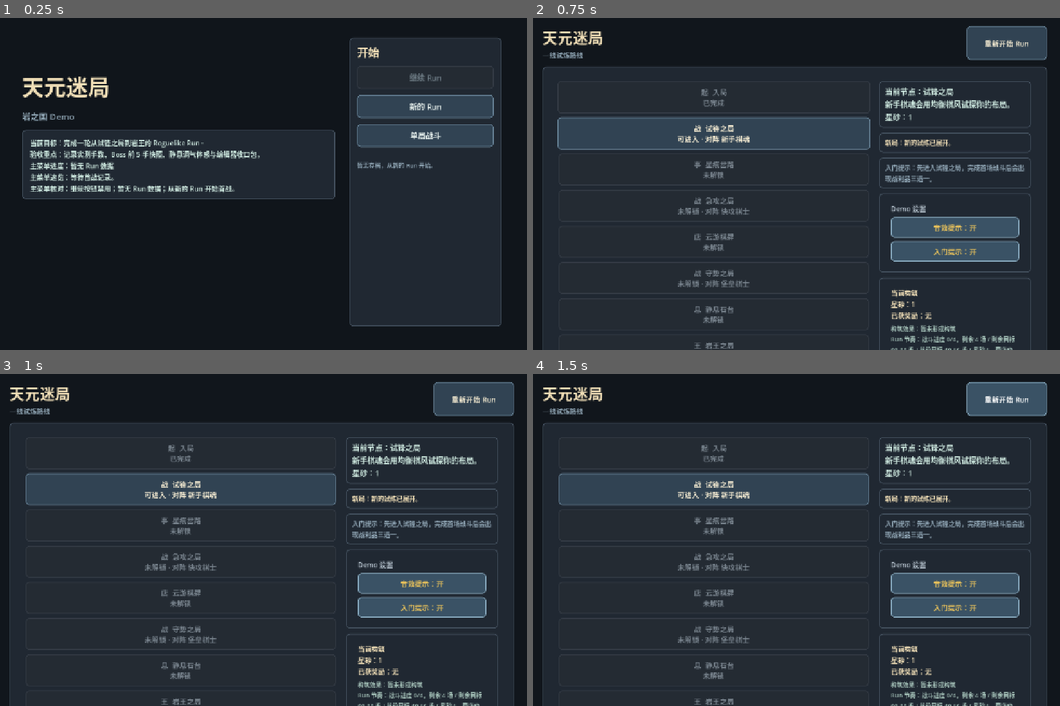
Above: before the commit, frames 1-4 (two rows, left to right).
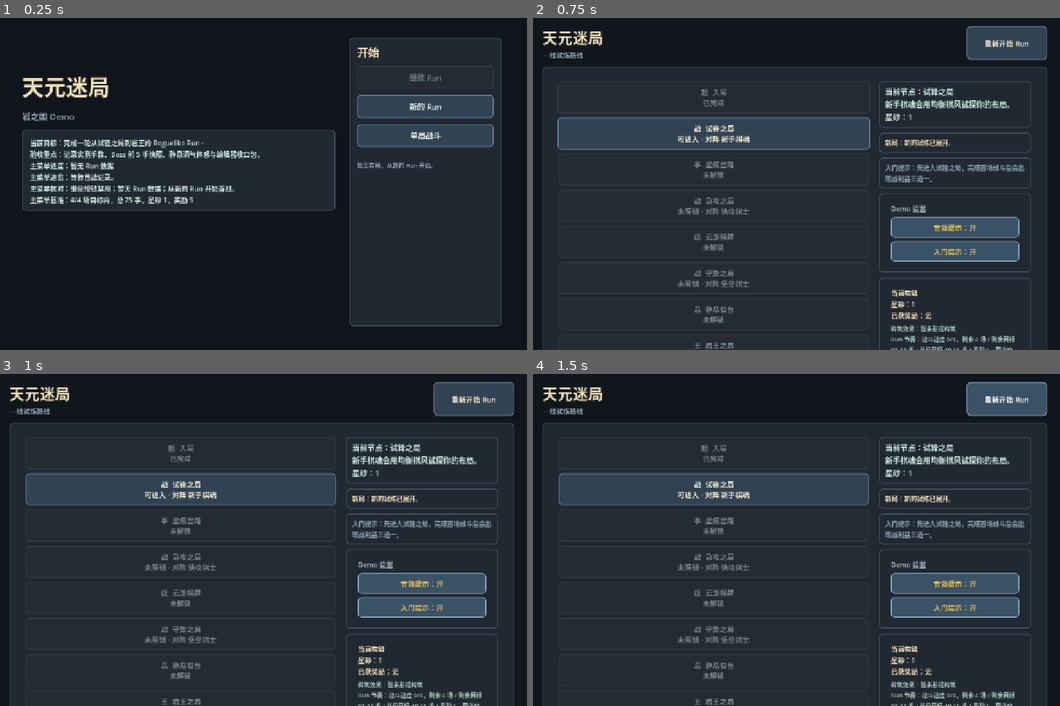
Above: after the commit, the same moments.

Repository: eason522/game
Game: Godot game, scene res://scenes/ui/MainMenu.tscn
Two runs of this game, one before a commit and one after it. Both use one fixed random seed, a clock stepped at 60 frames per second and the inputs below.
Inputs:
- Up to frame 1 (0.25 s): no input
- Up to frame 2 (0.75 s): click "新的 Run" at 0.5 s
- Up to frame 3 (1 s): no input
- Up to frame 4 (1.5 s): click "重新开始 Run" at 1.25 s

The runs differ from the first frame. In frame 1, 0.9% of the frame differs, in the area x 4-64%, y 53-59%; in frame 2, nothing differs; in frame 3, nothing differs; in frame 4, nothing differs.

Commit message:
推进主菜单基准行
本轮在主菜单摘要中展示自动基准试玩的目标内场次、总手数、星砂和奖励数量，方便从主菜单开始或恢复实机 Run 前先确认对照样本。

验证：顺序运行 Godot headless 冒烟套件，并加载 RunMapScene 场景通过。

Diff:
--- a/scripts/ui/MainMenu.gd
+++ b/scripts/ui/MainMenu.gd
@@ -89,7 +89,7 @@
 
 	var summary_panel := PanelContainer.new()
 	summary_panel.add_theme_stylebox_override("panel", panel_style)
-	summary_panel.custom_minimum_size = Vector2(0, 156)
+	summary_panel.custom_minimum_size = Vector2(0, 184)
 	left.add_child(summary_panel)
 
 	summary_label = Label.new()
@@ -160,16 +160,20 @@
 		var snapshot_lines: Array = playtest_simulator.get_live_playtest_snapshot_lines(resume_state)
 		continue_button.text = _resume_button_text(resume_state)
 		status_label.text = "检测到可继续的 Run。\n%s" % _first_line(next_action_lines)
-		summary_label.text = "%s\n主菜单进度：%s\n主菜单速览：%s\n%s" % [
+		summary_label.text = "%s\n主菜单进度：%s\n主菜单速览：%s\n%s\n%s" % [
 			_base_summary_text(),
 			_first_line(snapshot_lines).trim_prefix("实机快照："),
 			" / ".join(closeout_lines),
 			_get_main_menu_check_line(resume_state, snapshot_lines, closeout_lines),
+			_get_main_menu_baseline_line(),
 		]
 	else:
 		continue_button.text = "继续 Run"
 		status_label.text = "暂无存档，从新的 Run 开始。"
-		summary_label.text = "%s\n主菜单进度：暂无 Run 数据\n主菜单速览：等待首战记录。\n主菜单核对：继续按钮禁用；暂无 Run 数据；从新的 Run 开始首战。" % _base_summary_text()
+		summary_label.text = "%s\n主菜单进度：暂无 Run 数据\n主菜单速览：等待首战记录。\n主菜单核对：继续按钮禁用；暂无 Run 数据；从新的 Run 开始首战。\n%s" % [
+			_base_summary_text(),
+			_get_main_menu_baseline_line(),
+		]
 
 
 func _base_summary_text() -> String:
@@ -208,6 +212,18 @@
 	var progress_text := _first_line(snapshot_lines).trim_prefix("实机快照：")
 	var closeout_text := _first_line(closeout_lines).trim_prefix("编辑器收口包：")
 	return "主菜单核对：%s；%s；%s" % [action_text, progress_text, closeout_text]
+
+
+func _get_main_menu_baseline_line() -> String:
+	var report: Dictionary = playtest_simulator.run_baseline()
+	var pacing: Dictionary = report.get("pacing", {})
+	return "主菜单基准：%d/%d 场目标内，总 %d 手，星砂 %d，奖励 %d" % [
+		pacing.get("on_target_count", 0),
+		pacing.get("recorded_battle_nodes", 0),
+		pacing.get("actual_turn_total", 0),
+		report.get("coins", 0),
+		report.get("reward_count", 0),
+	]
 
 
 func _resume_button_text(run_state) -> String:
--- a/tests/main_menu_smoke.gd
+++ b/tests/main_menu_smoke.gd
@@ -55,6 +55,9 @@
 	if scene.summary_label == null or not scene.summary_label.text.contains("主菜单核对") or not scene.summary_label.text.contains("继续按钮禁用"):
 		failures.append("main menu: expected no-save launch check line")
 
+	if scene.summary_label == null or not scene.summary_label.text.contains("主菜单基准") or not scene.summary_label.text.contains("4/4 场目标内"):
+		failures.append("main menu: expected no-save baseline playtest line")
+
 	var run_state := RunStateScript.new(MapGeneratorScript.new().generate_linear_route())
 	RunSaveScript.save_state(run_state)
 	scene._refresh_continue_state()
@@ -78,6 +81,9 @@
 
 	if scene.summary_label == null or not scene.summary_label.text.contains("主菜单核对") or not scene.summary_label.text.contains("进入试锋之局"):
 		failures.append("main menu: expected saved-run launch check line")
+
+	if scene.summary_label == null or not scene.summary_label.text.contains("主菜单基准") or not scene.summary_label.text.contains("总"):
+		failures.append("main menu: expected saved-run baseline playtest line")
 
 	run_state.resolve_current_node(true, [{
 		"id": "smoke_reward",
Not shown, changed: DEVELOPMENT_PLAN.md
Not shown, changed: README.md
